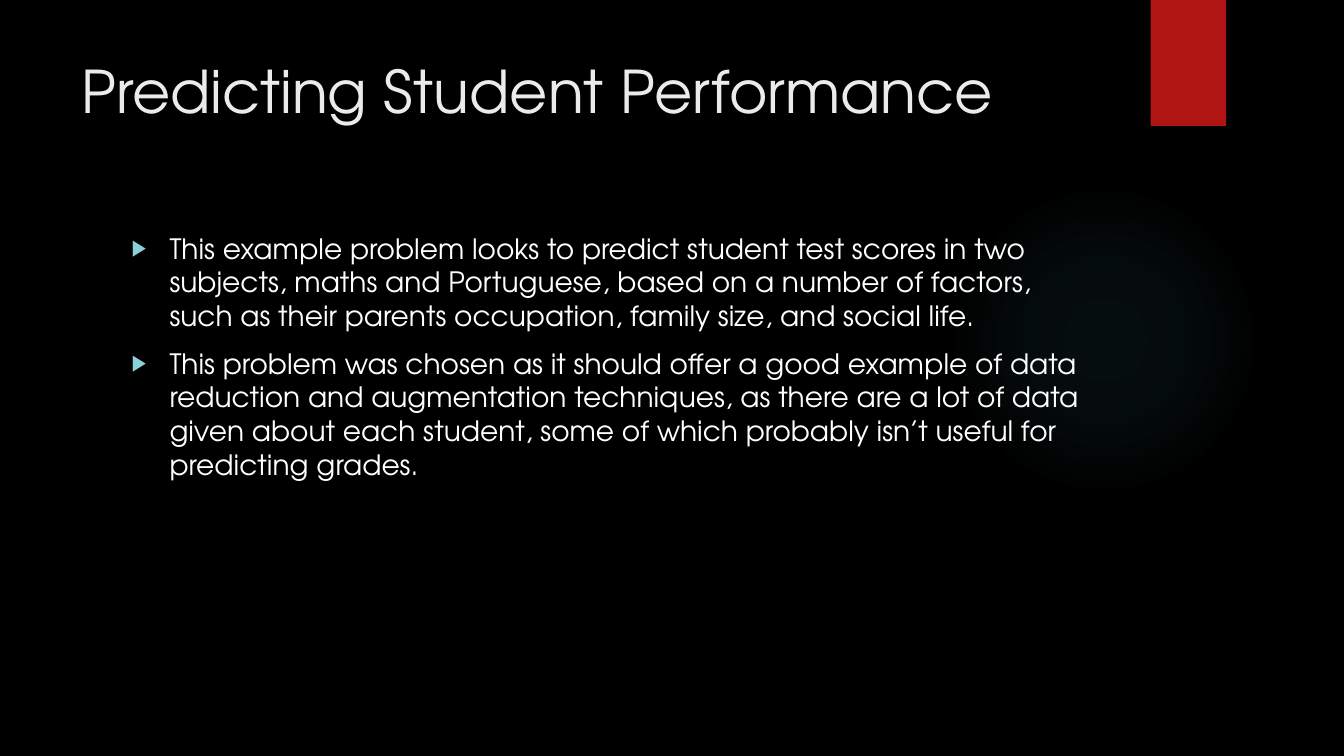
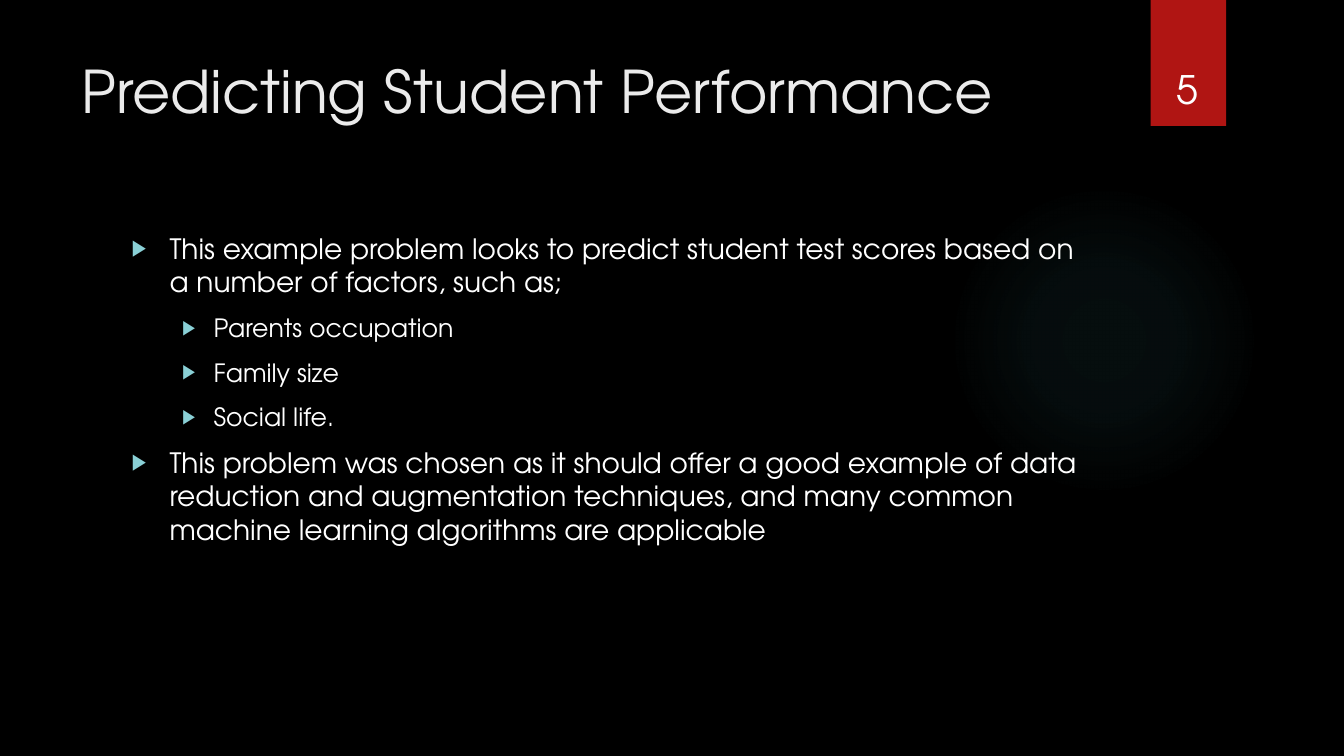
Before and after one commit to BladesOfBaconIV/finalYearProject, a slide deck: slide 5 of documents/interim-presentation/Machine Learning Using Python Frameworks.pptx. Drawn at 1344x756 pixels with LibreOffice and Linux fonts; fonts in the diff are those of the drawing; background and template pictures are left out. Boxes give left, top, right and bottom in pixels: in the first picture for what was removed or moved away, otherwise in the second. Text is boxed around its words. In the diff, an @@ line names an element or a change of style, - is before the commit and + after.

```diff
--- a/documents/interim-presentation/Machine Learning Using Python Frameworks.pptx
+++ b/documents/interim-presentation/Machine Learning Using Python Frameworks.pptx
@@ page number added at (1177,75,1199,105), 28 pt, text #FFFFFF @@
+5
@@ text at (170,238,1076,546): text changed @@
-▶ This example problem looks to predict student test scores in two subjects, maths and Portuguese, based on a number of factors, such as their parents occupation, family size, and social life.
-▶ This problem was chosen as it should offer a good example of data reduction and augmentation techniques, as there are a lot of data given about each student, some of which probably isn’t useful for predicting grades.
+▶ This example problem looks to predict student test scores based on a number of factors, such as;
+  ▶ Parents occupation
+  ▶ Family size
+  ▶ Social life.
+▶ This problem was chosen as it should offer a good example of data reduction and augmentation techniques, and many common machine learning algorithms are applicable
```
Also in this commit, not shown: 7 other slides changed, 2 slides added, 1 other file.
